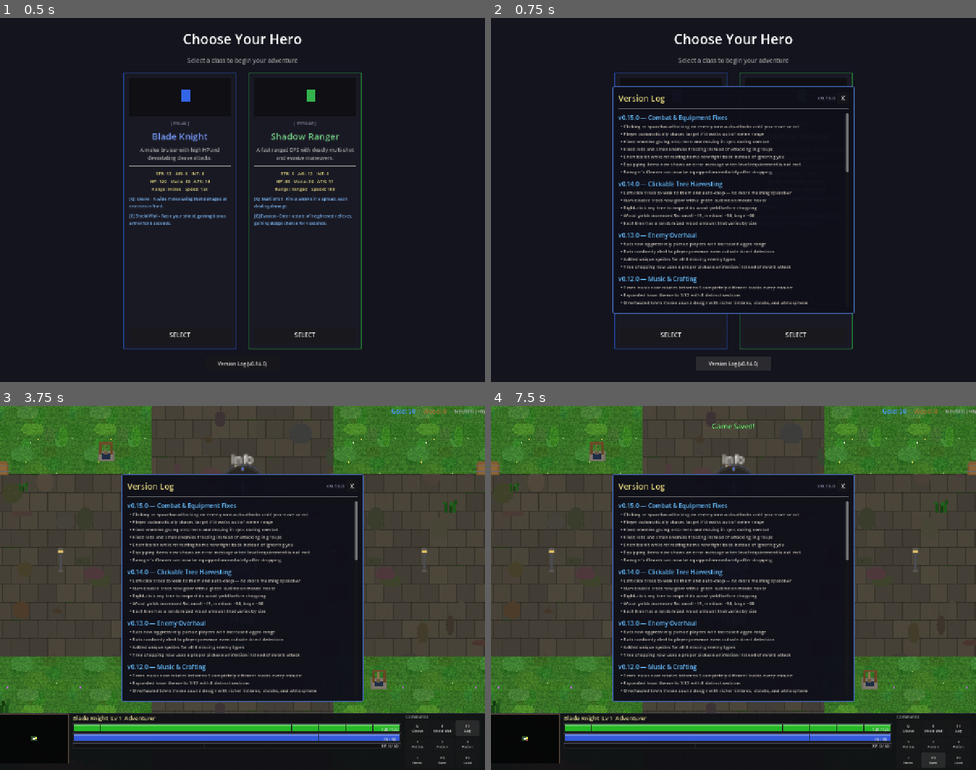
Above: before the commit, frames 1-4 (two rows, left to right).
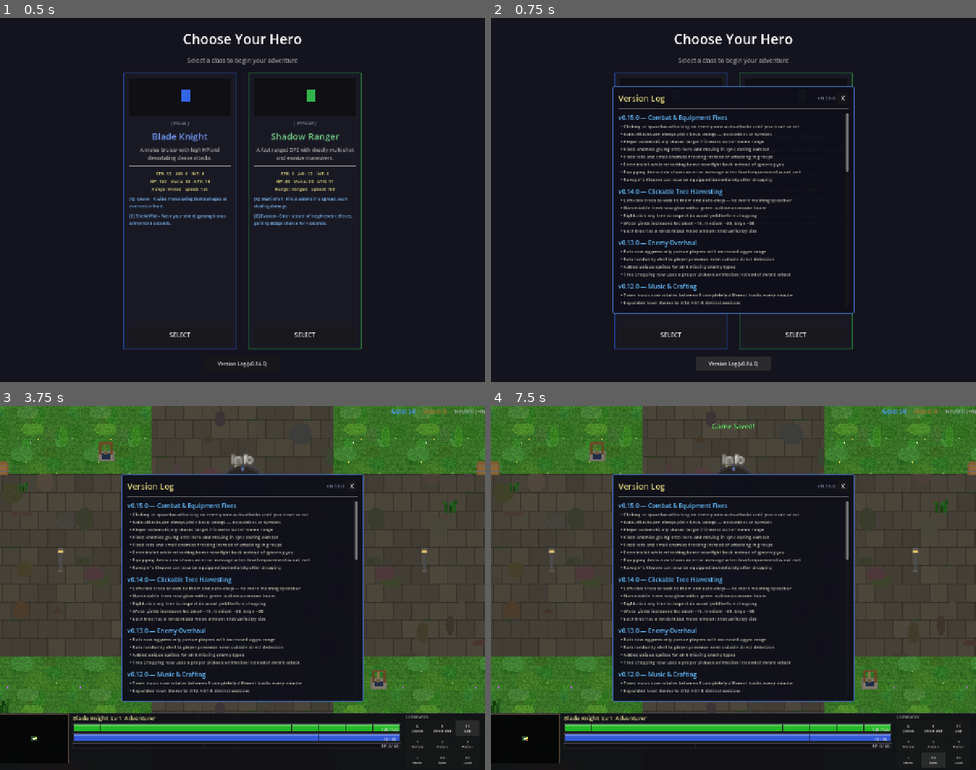
Above: after the commit, the same moments.

Repository: slxny/legends-open-rpg
Game: Godot game, scene res://scenes/main.tscn
Two runs of this game, one before a commit and one after it. Both use one fixed random seed, a clock stepped at 60 frames per second and the inputs below.
Inputs:
- Up to frame 1 (0.5 s): no input
- Up to frame 2 (0.75 s): click "Version Log (v0.14.0)" at 0.5 s
- Up to frame 3 (3.75 s): click "SELECT" at 1.25 s; click "Q Cleave" at 2 s; click "E Shield Wall" at 2.75 s; click "F1 Log" at 3.5 s
- Up to frame 4 (7.5 s): click "1 Potion" at 4.25 s; click "2 Potion" at 5 s; click "3 Potion" at 5.75 s; click "I Items" at 6.5 s; click "F5 Save" at 7.25 s

Frame 1 is identical in both runs. In frame 2, 4.4% of the frame differs, in the area x 26-74%, y 31-79%; in frame 3, 4.3%; in frame 4, 4.3%.

Commit message:
Auto-attacks use basic swings only, no combos or specials
The auto-attack loop was calling _try_manual_attack() which could
trigger dash strikes (if diagonal keys were held) and advanced the
combo system. Replaced with _do_basic_auto_attack() that resets
combo state and does a plain basic attack every time. Manual attacks
(spacebar/tap) still use the full combo and special system.

https://claude.ai/code/session_014LYE46d58jpzvM8LhHMSLN

Diff:
--- a/scenes/player/player.gd
+++ b/scenes/player/player.gd
@@ -274,7 +274,7 @@
 			if not _is_attack_animating and _attack_cooldown <= 0.0 and not _is_paralyzed:
 				var dir = (_target_enemy.global_position - global_position).normalized()
 				_set_facing(dir)
-				_try_manual_attack()
+				_do_basic_auto_attack(dir)
 		else:
 			# Target moved out of range — chase them
 			_move_target = _target_enemy.global_position
@@ -543,6 +543,15 @@
 		else:
 			AudioManager.play_sfx("sword_swing")
 			_perform_swing_no_target(attack_dir)
+
+func _do_basic_auto_attack(dir: Vector2) -> void:
+	# Plain basic attack only — no dash strikes, no combo progression.
+	# Used by the auto-attack loop so held keys don't accidentally trigger specials.
+	_attack_cooldown = 0.5 / stats.attack_speed
+	_combo_index = 0
+	_combo_timer = 0.0
+	_last_dir_category = ""
+	_perform_attack(_target_enemy, dir)
 
 func _process_status_effects(delta: float) -> void:
 	if _is_paralyzed:
--- a/scenes/ui/changelog_dialog.gd
+++ b/scenes/ui/changelog_dialog.gd
@@ -16,6 +16,7 @@
 		"title": "Combat & Equipment Fixes",
 		"entries": [
 			"Clicking or spacebar-attacking an enemy now auto-attacks until you move or act",
+			"Auto-attacks are always plain basic swings — no combos or specials",
 			"Player automatically chases target if it walks out of melee range",
 			"Fixed enemies gluing onto hero and moving in sync during combat",
 			"Fixed rats and small enemies freezing instead of attacking in groups",
